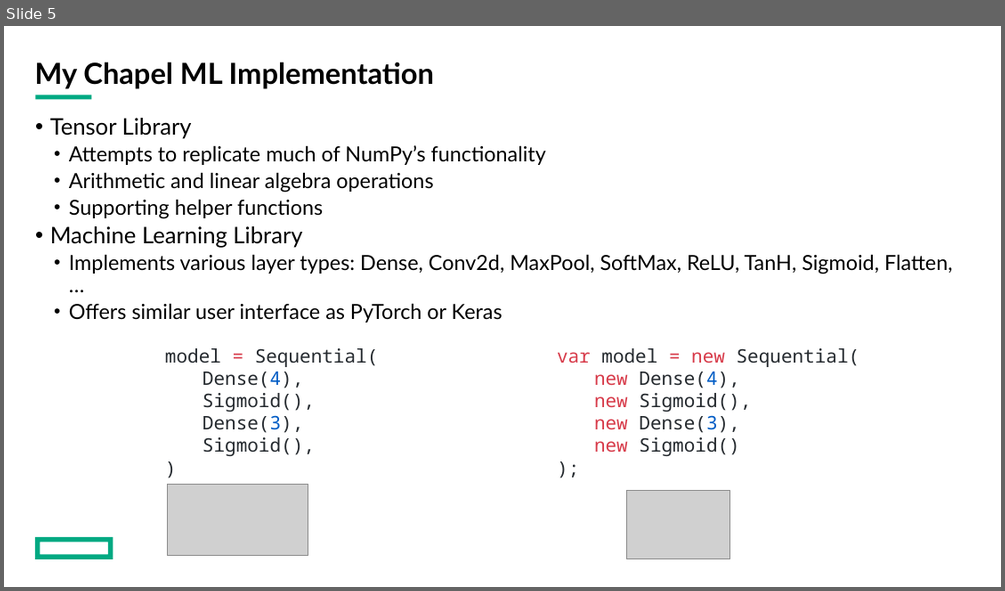
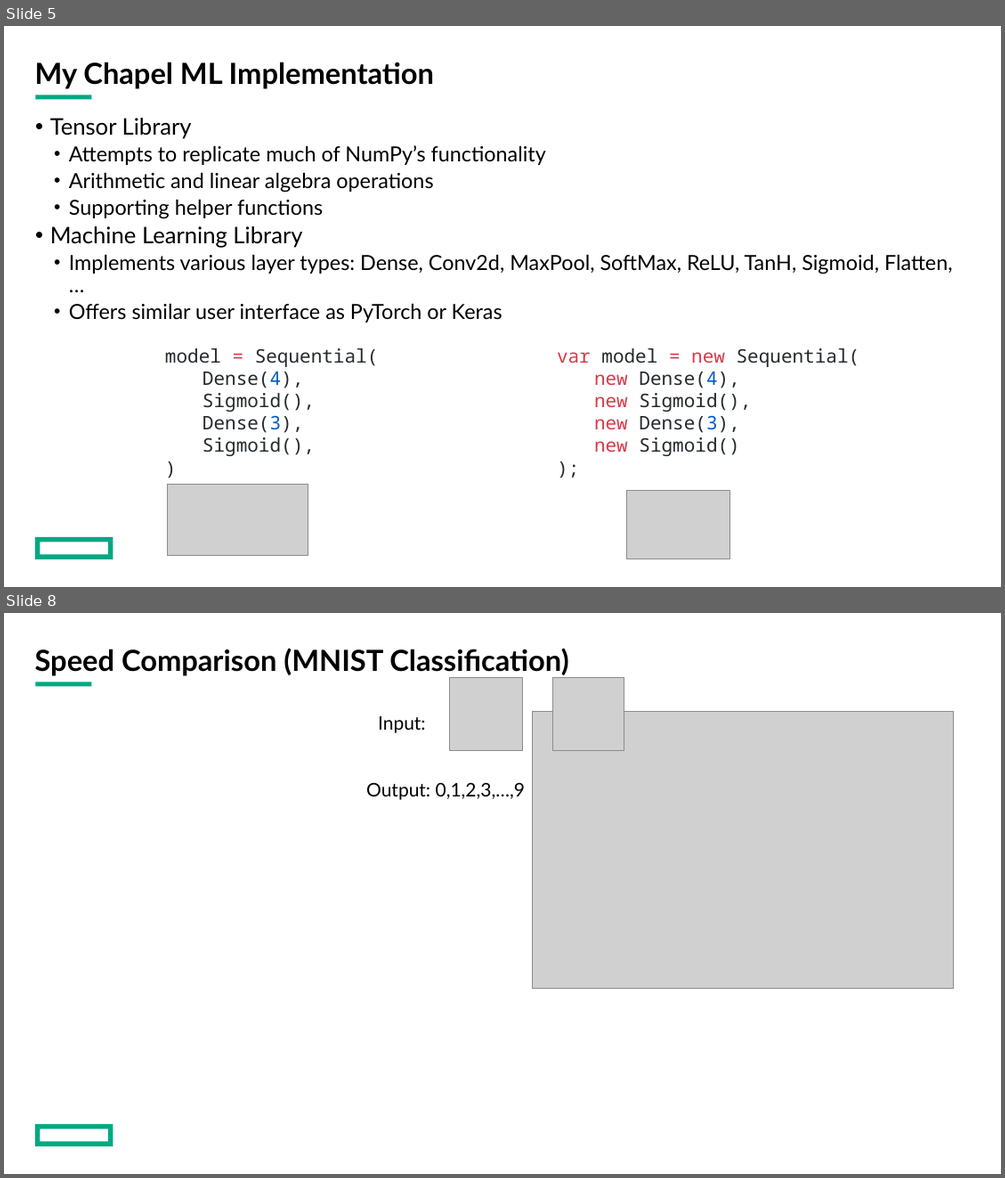
Before and after one commit to Iainmon/ml-chapel, a slide deck: Presentation1.pptx. Shown one above the other, each under a label of ours: slide 5 before the commit, slides 5 and 8 after it; the slides between them are not shown. The pictures are 1005x591 and 1005x1178 pixels, drawn with LibreOffice and Linux fonts; fonts in the diff are those of the drawing; grey boxes stand for pictures. Boxes give left, top, right and bottom in pixels: in the first picture for what was removed or moved away, otherwise in the second. Text is boxed around its words. In the diff, an @@ line names an element or a change of style, - is before the commit and + after.

```diff
--- a/Presentation1.pptx
+++ b/Presentation1.pptx
@@ slide 8 added at bbox=[4, 613, 1001, 1174], background #FFFFFF; not listed: 2 template elements that a slide beside it also shows @@
@@ title added at bbox=[35, 648, 568, 676], 28 pt, text #000000, bold @@
+Speed Comparison (MNIST Classification)
@@ picture added at bbox=[533, 712, 953, 989] @@
@@ group added at bbox=[366, 678, 624, 800]: 2 pictures, 2 texts @@
+Input:
+Output: 0,1,2,3,…,9
```
Also in this commit, not shown: 1 slide changed, 1 other slide added, 11 slides removed, 1 other file.
